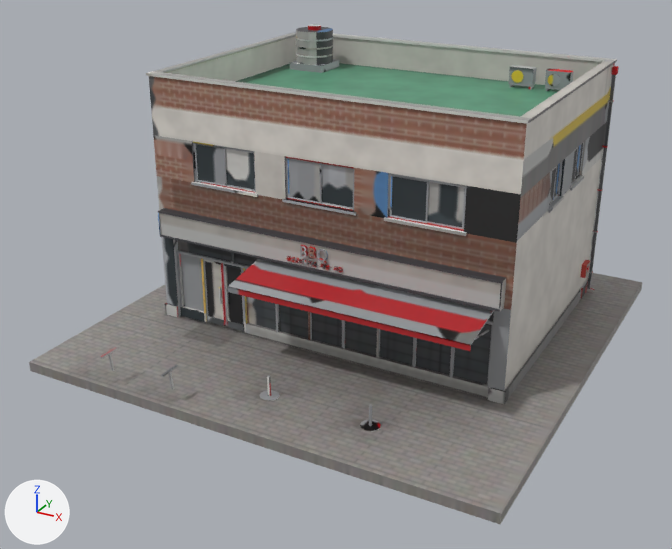
Before and after pictures for a commit that changed the FBX model cs2_ilsan/CS2Assets/IlsanBBQ/IlsanBBQ_LOD1.fbx.
The view is the same before and after, from a 50 mm camera at (13.38, -26.28, 14.64) aimed at (-0.35, -1.31, 2.16). Lighting does not change. The marker at lower left points along +X, +Y and +Z. The older version comes first. Where no turn or scale is listed for an object, it has been applied to the vertices.

Names of what the first picture shows: 'IlsanBBQ_LOD1'.
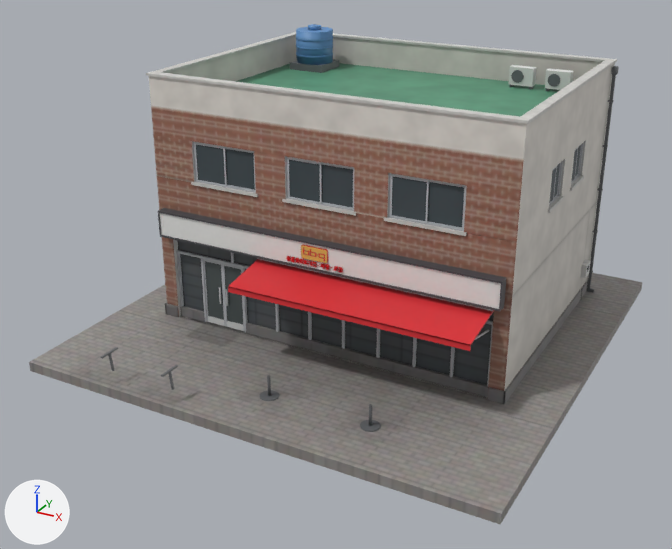
Location of each change, (x1, y1, x2, y2) in pixels of the pictures (672 x 549 px; the box of a moved part takes in the faces that stretch with it):
part 1 of me_ilsanbbq_lod1, added
    after: (301, 245, 328, 263)
part 2 of me_ilsanbbq_lod1, moved or reshaped
    before: (287, 245, 341, 273)
    after: (287, 245, 342, 273)
part 3 of me_ilsanbbq_lod1, surface changed
    both: (100, 24, 619, 478)

What the commit changed:
me_ilsanbbq_lod1 is used by ob_ilsanbbq_lod1; location (0.0, 0.0, 0.0).
me_ilsanbbq_lod1 had 4410 vertices, 6913 faces and spanned x -7.9..7.9, y -7.9..7.9, z -0.3..9.1.
me_ilsanbbq_lod1 now has 4865 vertices, 7582 faces and spans x -7.9..7.9, y -7.9..7.9, z -0.3..9.1.
me_ilsanbbq_lod1 part 1: a new loose piece of 121 vertices spanning x -0.5..0.5, y -3.3, z 3.5..3.9, in mat_ilsanbbq.
me_ilsanbbq_lod1 part 2: 137 vertices moved within x -1.0..0.9, y -3.4..-3.3, z 3.3..3.9; 382 vertices removed from x -0.5..0.5, y -3.4..-3.3, z 3.5..3.9; 667 vertices added at x -1.0..1.0, y -3.4..-3.3, z 3.3..3.9.
me_ilsanbbq_lod1 part 3: 4418 kept faces spanning x -7.9..7.9, y -7.9..7.5, z -0.3..9.1 get new texture (UV) coordinates.
Other edits to the shape of me_ilsanbbq_lod1 do not show in these pictures.
